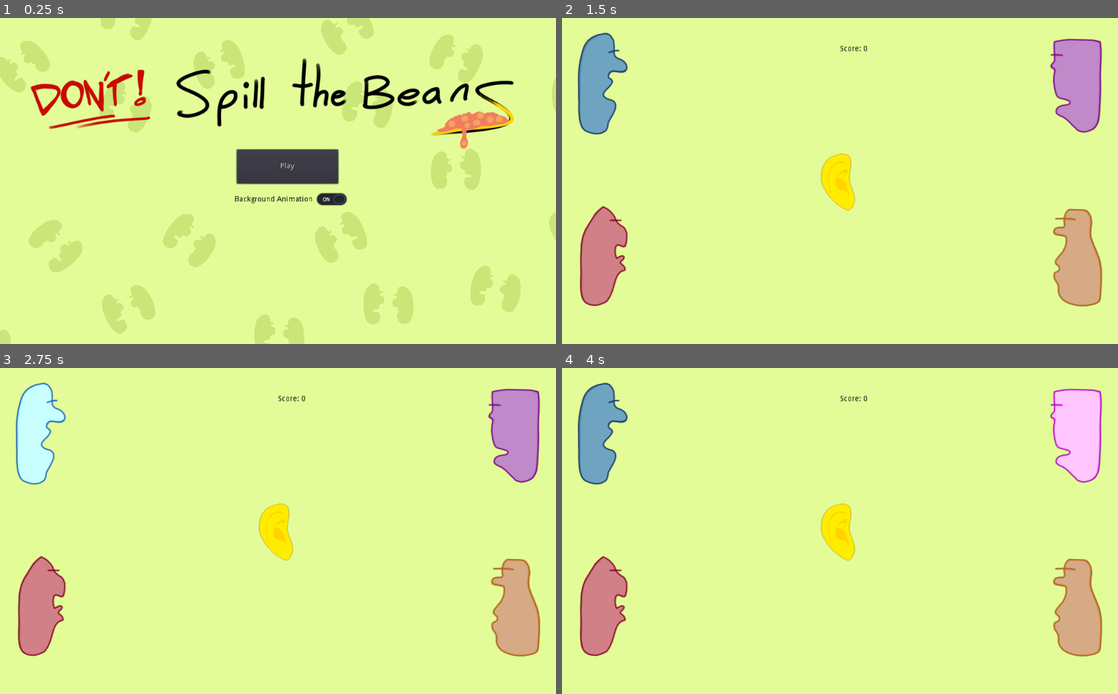
Above: before the commit, frames 1-4 (two rows, left to right).
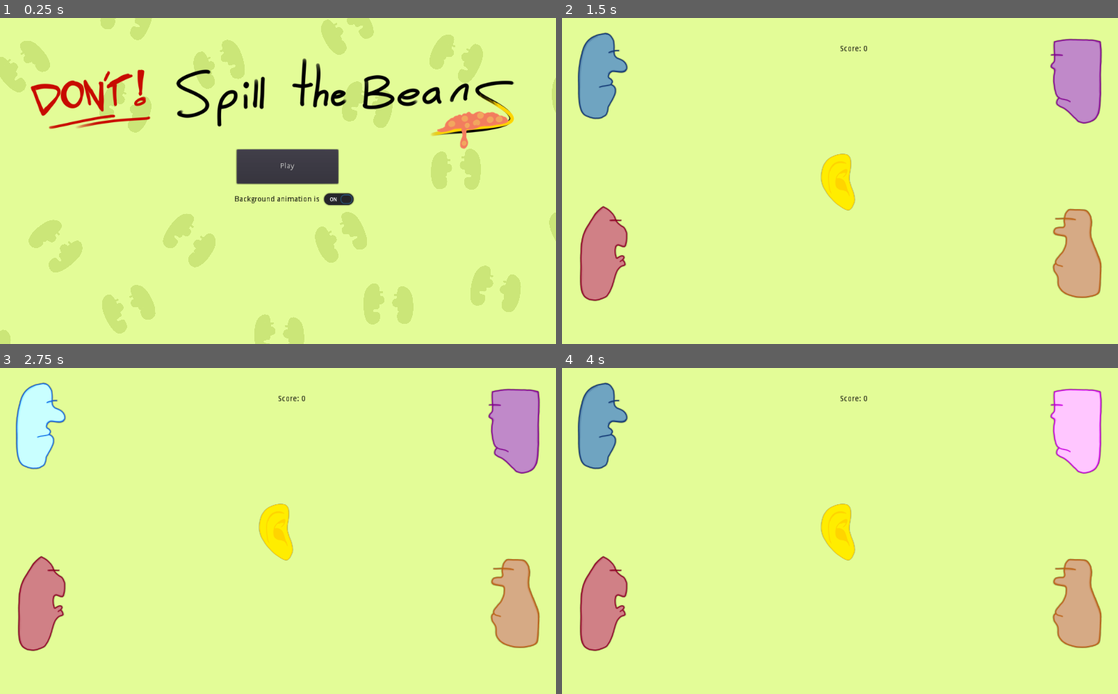
Above: after the commit, the same moments.

Repository: FyshStyx/SpillTheBeans
Game: Godot game, scene res://MainMenu.tscn
Two runs of this game, one before a commit and one after it. Both use one fixed random seed, a clock stepped at 60 frames per second and the inputs below. The engine's default icon, where the game draws it, is replaced by a stand-in: a white triangle on a blue panel in a dark square.
Inputs (mouse positions are in pixels of both pictures, inside the frame that each line leads up to):
- Up to frame 1 (0.25 s): no input
- Up to frame 2 (1.5 s): click "Background Animation" (after the commit: "Background animation is") at 0.5 s; click "Play" at 1.25 s
- Up to frame 3 (2.75 s): tap Enter at 2 s; move the mouse to (38, 433) at 2.02 s; click (38, 433) at 2.17 s
- Up to frame 4 (4 s): move the mouse to (600, 605) at 2.77 s; click (600, 605) at 2.92 s; move the mouse to (1079, 433) at 3.52 s; click (1079, 433) at 3.67 s

The runs differ from the first frame. In frame 1, 0.2% of the frame differs, in the area x 49-64%, y 53-58%; in frame 2, 1.4%; in frame 3, 1.4%; in frame 4, 1.4%, in the area x 2-98%, y 20-89%.
Error after the commit: Parse Error: The method "_set_playing" isn't declared in the current class. (res://Scenes/Character.gd:6)

Commit message:
added talking animation on can spawn

Diff:
--- a/beans/MainMenu.tscn
+++ b/beans/MainMenu.tscn
@@ -36,7 +36,7 @@
 custom_colors/font_color_hover = Color( 0, 0, 0, 1 )
 custom_colors/font_color_pressed = Color( 0, 0, 0, 1 )
 pressed = true
-text = "Background Animation"
+text = "Background animation is"
 
 [connection signal="pressed" from="Play" to="." method="_on_Play_pressed"]
 [connection signal="toggled" from="CheckButton" to="." method="_on_CheckButton_toggled"]
--- a/beans/Scenes/Bluford.tscn
+++ b/beans/Scenes/Bluford.tscn
@@ -1,10 +1,28 @@
-[gd_scene load_steps=3 format=2]
+[gd_scene load_steps=6 format=2]
 
 [ext_resource path="res://Scenes/Head.tscn" type="PackedScene" id=1]
 [ext_resource path="res://Sprites/bluford.png" type="Texture" id=2]
+[ext_resource path="res://Sprites/bluford2.png" type="Texture" id=3]
+[ext_resource path="res://Scenes/Character.gd" type="Script" id=4]
+
+[sub_resource type="SpriteFrames" id=1]
+animations = [ {
+"frames": [ ExtResource( 3 ) ],
+"loop": true,
+"name": "default",
+"speed": 5.0
+}, {
+"frames": [ ExtResource( 3 ), ExtResource( 2 ) ],
+"loop": true,
+"name": "talk",
+"speed": 8.0
+} ]
 
 [node name="Bluford" instance=ExtResource( 1 )]
 
-[node name="Character" type="Sprite" parent="." index="2"]
+[node name="Character" type="AnimatedSprite" parent="." index="2"]
 scale = Vector2( 0.05, 0.05 )
-texture = ExtResource( 2 )
+frames = SubResource( 1 )
+script = ExtResource( 4 )
+
+[connection signal="timeout" from="HideBubble" to="Character" method="_on_HideBubble_timeout"]
--- /dev/null
+++ b/beans/Scenes/Character.gd
@@ -0,0 +1,27 @@
+extends AnimatedSprite
+
+
+func _ready():
+	set_animation("default")
+	_set_playing(false)
+
+
+# Start the talking animation
+func start_talking():
+	# Change from mouth closed state
+	set_animation("talk")
+
+	# Start animation
+	_set_playing(true)
+
+
+
+func stop_talking():
+	set_animation("default")
+	_set_playing(false)
+
+# When the speech bubble is hidden, stops the mouth from moving
+# this signal was manually attached in each character - could have been
+# easier if I included the character sprite in the parent head class
+func _on_HideBubble_timeout():
+	stop_talking()
--- a/beans/Scenes/Ewart.tscn
+++ b/beans/Scenes/Ewart.tscn
@@ -1,10 +1,28 @@
-[gd_scene load_steps=3 format=2]
+[gd_scene load_steps=6 format=2]
 
 [ext_resource path="res://Scenes/Head.tscn" type="PackedScene" id=1]
 [ext_resource path="res://Sprites/ewart.png" type="Texture" id=2]
+[ext_resource path="res://Sprites/ewart2.png" type="Texture" id=3]
+[ext_resource path="res://Scenes/Character.gd" type="Script" id=4]
+
+[sub_resource type="SpriteFrames" id=1]
+animations = [ {
+"frames": [ ExtResource( 3 ) ],
+"loop": true,
+"name": "default",
+"speed": 5.0
+}, {
+"frames": [ ExtResource( 3 ), ExtResource( 2 ) ],
+"loop": true,
+"name": "talk",
+"speed": 8.0
+} ]
 
 [node name="Ewart" instance=ExtResource( 1 )]
 
-[node name="Character" type="Sprite" parent="." index="2"]
+[node name="Character" type="AnimatedSprite" parent="." index="2"]
 scale = Vector2( 0.05, 0.05 )
-texture = ExtResource( 2 )
+frames = SubResource( 1 )
+script = ExtResource( 4 )
+
+[connection signal="timeout" from="HideBubble" to="Character" method="_on_HideBubble_timeout"]
--- a/beans/Scenes/Ferdo.tscn
+++ b/beans/Scenes/Ferdo.tscn
@@ -1,10 +1,28 @@
-[gd_scene load_steps=3 format=2]
+[gd_scene load_steps=6 format=2]
 
 [ext_resource path="res://Scenes/Head.tscn" type="PackedScene" id=1]
 [ext_resource path="res://Sprites/ferdo.png" type="Texture" id=2]
+[ext_resource path="res://Sprites/ferdo2.png" type="Texture" id=3]
+[ext_resource path="res://Scenes/Character.gd" type="Script" id=4]
+
+[sub_resource type="SpriteFrames" id=1]
+animations = [ {
+"frames": [ ExtResource( 3 ) ],
+"loop": true,
+"name": "default",
+"speed": 5.0
+}, {
+"frames": [ ExtResource( 3 ), ExtResource( 2 ) ],
+"loop": true,
+"name": "talk",
+"speed": 8.0
+} ]
 
 [node name="Ferdo" instance=ExtResource( 1 )]
 
-[node name="Character" type="Sprite" parent="." index="2"]
+[node name="Character" type="AnimatedSprite" parent="." index="2"]
 scale = Vector2( 0.05, 0.05 )
-texture = ExtResource( 2 )
+frames = SubResource( 1 )
+script = ExtResource( 4 )
+
+[connection signal="timeout" from="HideBubble" to="Character" method="_on_HideBubble_timeout"]
--- a/beans/Scenes/Gorm.tscn
+++ b/beans/Scenes/Gorm.tscn
@@ -1,10 +1,28 @@
-[gd_scene load_steps=3 format=2]
+[gd_scene load_steps=6 format=2]
 
 [ext_resource path="res://Scenes/Head.tscn" type="PackedScene" id=1]
 [ext_resource path="res://Sprites/gorm.png" type="Texture" id=2]
+[ext_resource path="res://Sprites/gorm2.png" type="Texture" id=3]
+[ext_resource path="res://Scenes/Character.gd" type="Script" id=4]
+
+[sub_resource type="SpriteFrames" id=1]
+animations = [ {
+"frames": [ ExtResource( 3 ) ],
+"loop": true,
+"name": "default",
+"speed": 5.0
+}, {
+"frames": [ ExtResource( 3 ), ExtResource( 2 ) ],
+"loop": true,
+"name": "talk",
+"speed": 8.0
+} ]
 
 [node name="Gorm" instance=ExtResource( 1 )]
 
-[node name="Character" type="Sprite" parent="." index="2"]
+[node name="Character" type="AnimatedSprite" parent="." index="2"]
 scale = Vector2( 0.05, 0.05 )
-texture = ExtResource( 2 )
+frames = SubResource( 1 )
+script = ExtResource( 4 )
+
+[connection signal="timeout" from="HideBubble" to="Character" method="_on_HideBubble_timeout"]
--- a/beans/Scripts/Head.gd
+++ b/beans/Scripts/Head.gd
@@ -38,6 +38,10 @@
 func flash_speech_bubble():
 	#Access the speech bubble sprite and run its show method
 	$"SpeechBubble".show()
+
+	#Access the head sprite and start its talking animation
+	$"Character".start_talking()
+
 	#Acess the hide bubble timer and run its start method
 	$"HideBubble".start()
 
@@ -141,10 +145,8 @@
 
 # Stop tween and forcibly set modulate to default (remove glow basically)
 func _on_Head_mouse_exited():
-	print("Mouse exited")
 	# Check if the tween is actually running
 	if light_tween.is_active():
-		print("Detected active tween")
 		# Stop tween and remove from can (better than stop as stop just pauses the running tween
 		# so it will cause problems if we try to initialise another one from start glow)
 		light_tween.remove_all()
Binary file added: beans/Sprites/bluford2.png
Not shown, added: beans/Sprites/bluford2.png.import
Binary file added: beans/Sprites/ewart2.png
Not shown, added: beans/Sprites/ewart2.png.import
Binary file added: beans/Sprites/ferdo2.png
Not shown, added: beans/Sprites/ferdo2.png.import
Binary file added: beans/Sprites/gorm2.png
Not shown, added: beans/Sprites/gorm2.png.import
